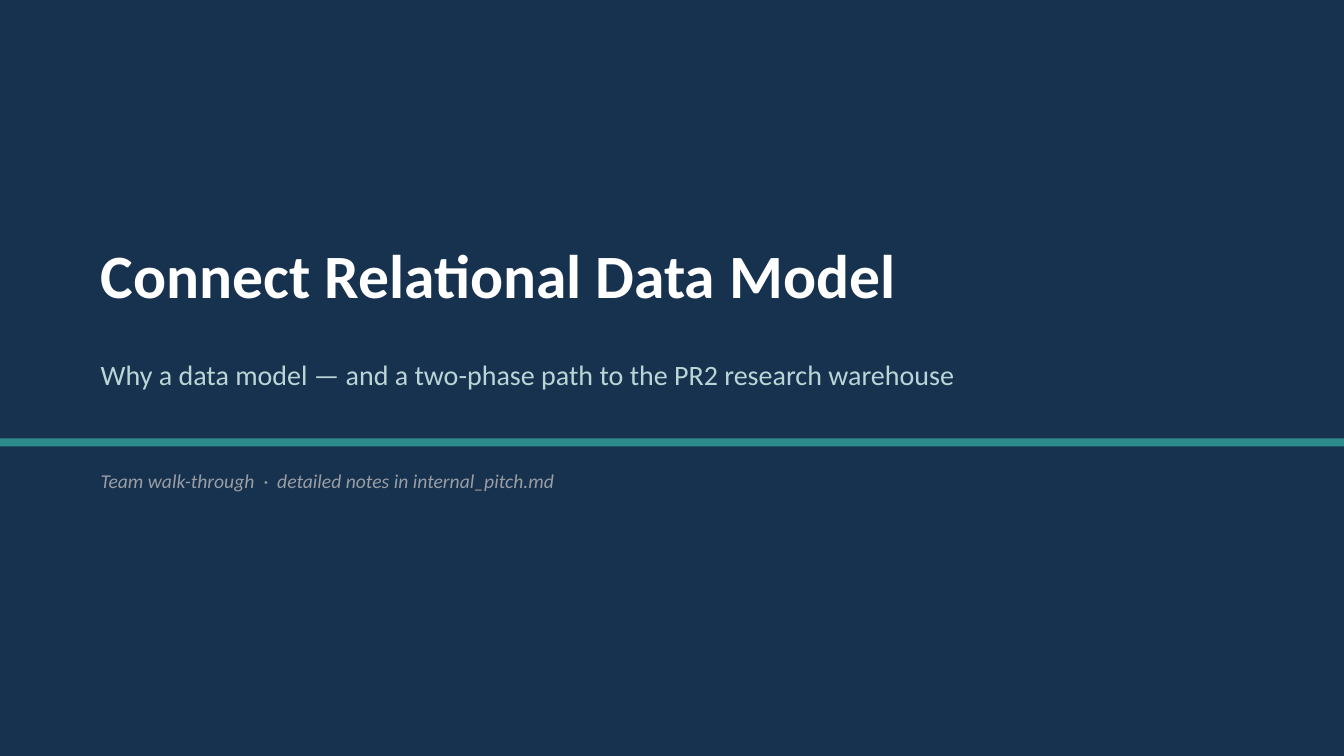
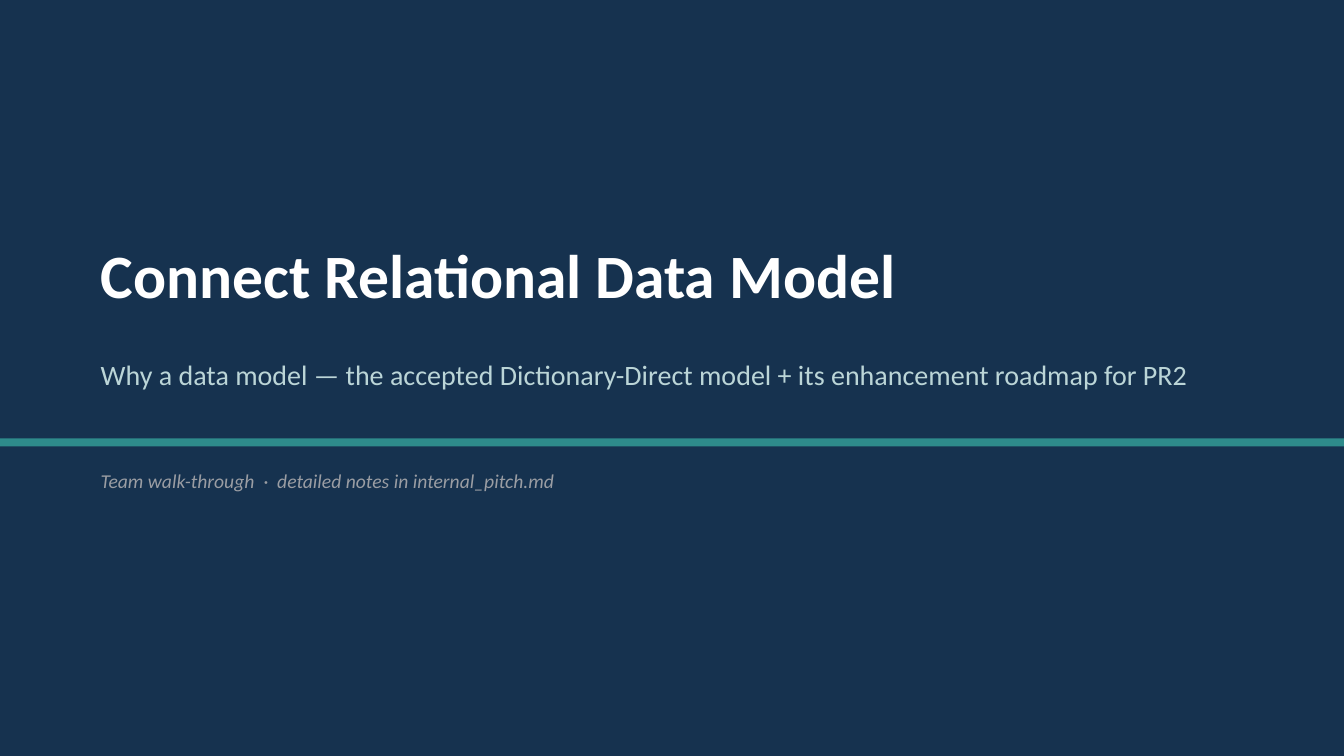
Before and after one commit to Analyticsphere/relational_data_model_demo, a slide deck: slide 1 of docs/Connect_Data_Model_Pitch.pptx. Drawn at 1344x756 pixels with LibreOffice and Linux fonts; fonts in the diff are those of the drawing. Boxes give left, top, right and bottom in pixels: in the first picture for what was removed or moved away, otherwise in the second. Text is boxed around its words. In the diff, an @@ line names an element or a change of style, - is before the commit and + after.

Commit message:
Adopt Dictionary-Direct as THE model; recast Model B features as incremental enhancements
Decision: the Dictionary-Direct model (dictionary as source of truth + one long responses fact) is the
accepted Connect Data Model. The larger redesigned warehouse (formerly "Model B" / "Phase 2") is not
pursued as a wholesale transformation; its valuable capabilities are now documented as bounded, optional
enhancements layered on the accepted model.

- Add docs/enhancement_backlog.md: the decision record + each feature as a potential extension (value,
  sketch, cost) — normalized question-type view, typed value columns, version handling, skip_logic,
  response_sessions, concept equivalence, governance, dbt analytics marts (kept), event plane.
- README: "The Data Model" (Dictionary-Direct) + an "Incremental enhancements" section; Phase 2 narrative,
  ERD, and Next Steps removed/refocused.
- Refocus AGENTS.md, docs/internal_pitch.md, docs/example_queries.md (three-way -> two-way), and the slide
  deck (build_deck.py regenerated: two-phase/Phase-2 slides -> one enhancement-roadmap slide).
- Delete Model B artifacts: connect_data_model*/connect_integrated* SVGs, sql/data_model.sql,
  docs/phase2_etl_sketch.md, and the Model B dbml/mermaid twins.
- Keep the event plane as an enhancement (memo, event-plane SVGs, data_model_events sources).

```diff
--- a/docs/Connect_Data_Model_Pitch.pptx
+++ b/docs/Connect_Data_Model_Pitch.pptx
@@ text at (101,365,1187,390): text changed @@
-Why a data model — and a two-phase path to the PR2 research warehouse
+Why a data model — the accepted Dictionary-Direct model + its enhancement roadmap for PR2
```
Also in this commit, not shown: 2 other slides changed, 2 slides added, 4 slides removed, 24 other files.
